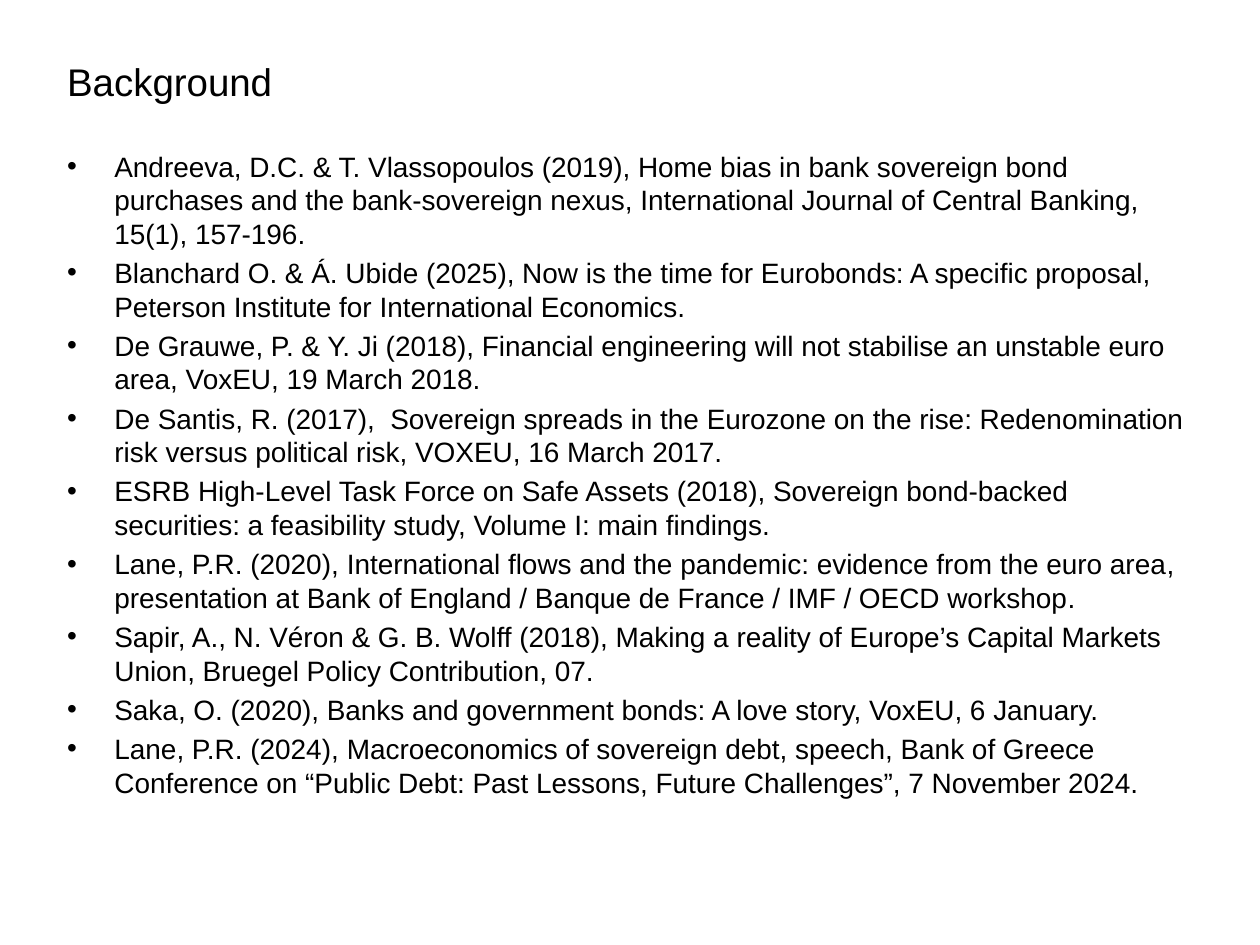
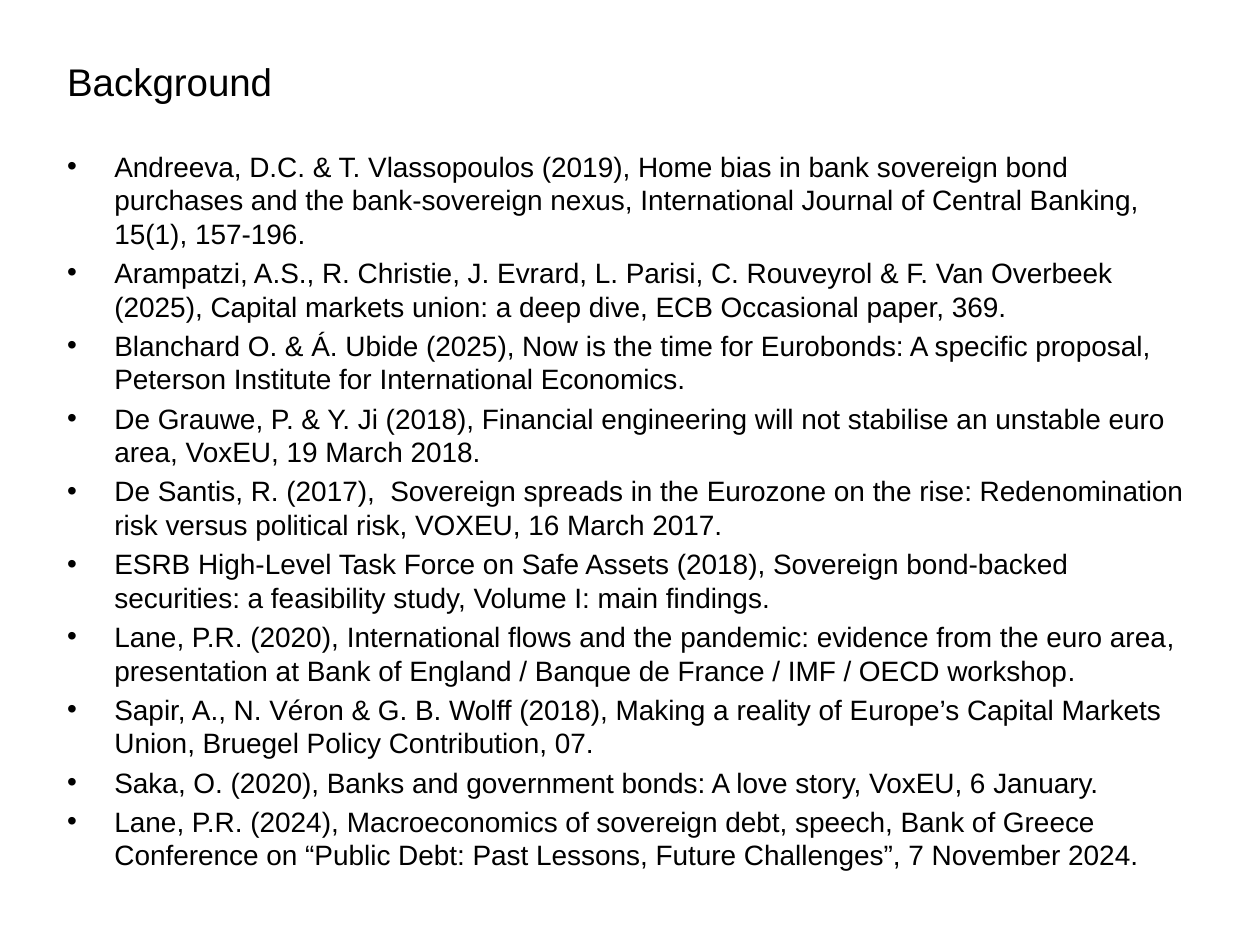
Before and after one commit to vandenEnd/VU, a slide deck: slide 3 of MIF_lecture_11_2027 V.pptx. Drawn at 1260x945 pixels with LibreOffice and Linux fonts; fonts in the diff are those of the drawing. Boxes give left, top, right and bottom in pixels: in the first picture for what was removed or moved away, otherwise in the second. Text is boxed around its words. In the diff, an @@ line names an element or a change of style, - is before the commit and + after.

```diff
--- a/MIF_lecture_11_2027 V.pptx
+++ b/MIF_lecture_11_2027 V.pptx
@@ text at [114, 262, 1112, 322]: paragraph added @@
+• Arampatzi, A.S., R. Christie, J. Evrard, L. Parisi, C. Rouveyrol & F. Van Overbeek (2025), Capital markets union: a deep dive, ECB Occasional paper, 369.
```
Also in this commit, not shown: 1 other slide changed, 6 other files.
